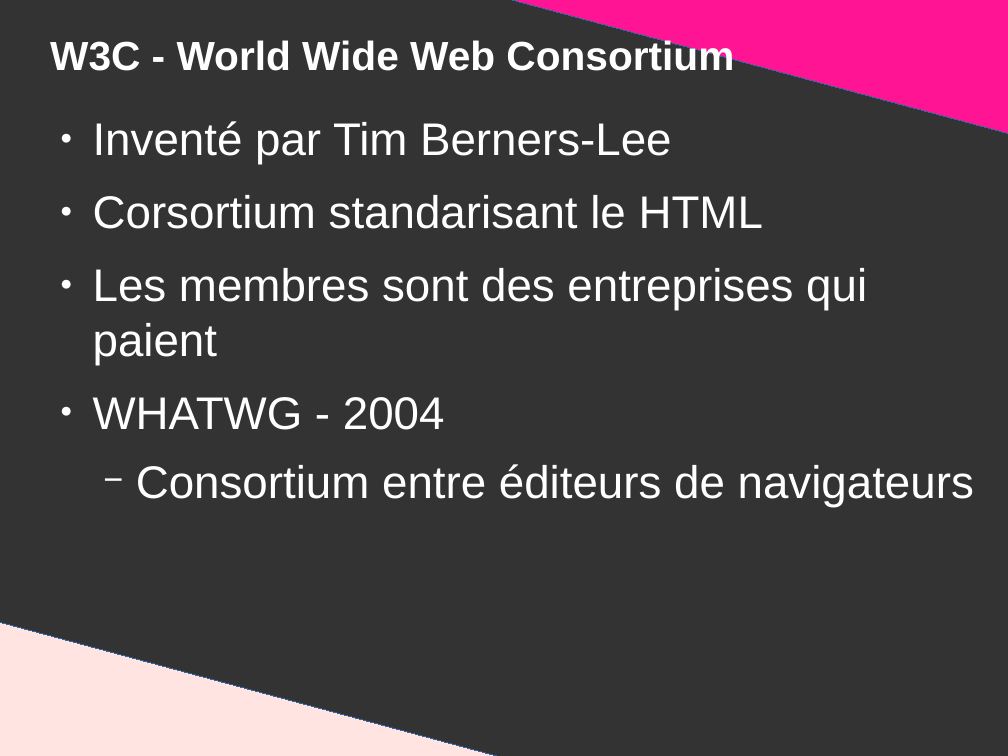
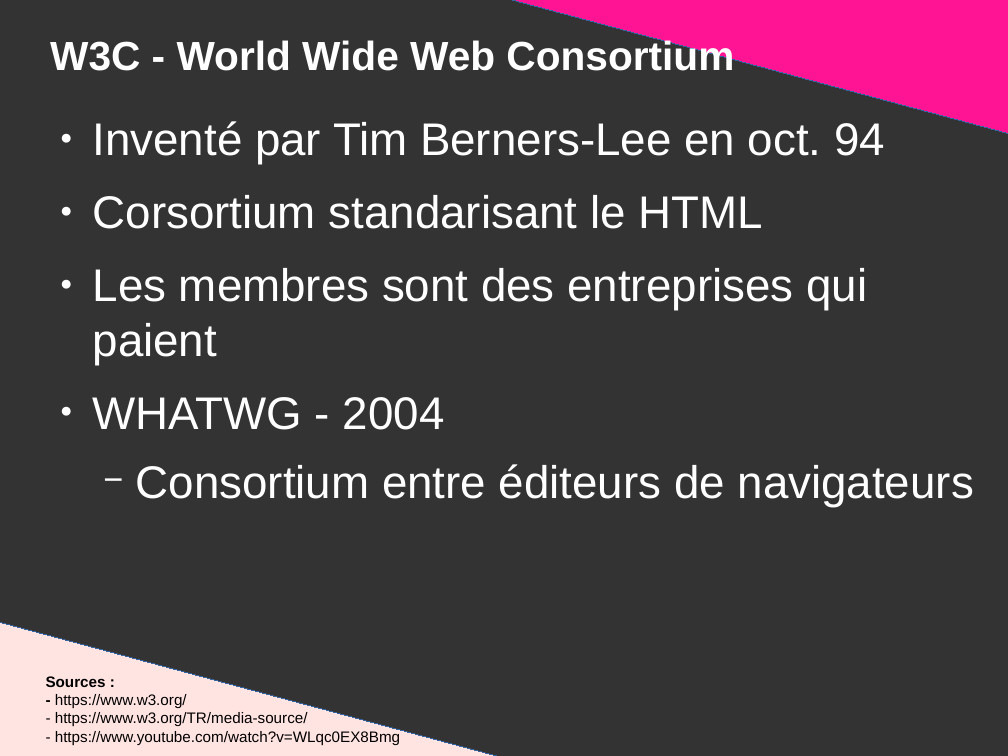
Before and after one commit to DanYellow/presentations, a slide deck: slide 6 of mmi/html/presentation.odp. Drawn at 1008x756 pixels with LibreOffice and Linux fonts; fonts in the diff are those of the drawing. Boxes give left, top, right and bottom in pixels: in the first picture for what was removed or moved away, otherwise in the second. Text is boxed around its words. In the diff, an @@ line names an element or a change of style, - is before the commit and + after.

```diff
--- a/mmi/html/presentation.odp
+++ b/mmi/html/presentation.odp
@@ text at (93, 121, 885, 165): text changed @@
-● Inventé par Tim Berners-Lee
+● Inventé par Tim Berners-Lee en oct. 94
@@ text added at (46, 676, 400, 745), 12 pt, text #000000 @@
+Sources :
+- https://www.w3.org/
+- https://www.w3.org/TR/media-source/
+- https://www.youtube.com/watch?v=WLqc0EX8Bmg
```
Also in this commit, not shown: 19 other slides changed, 2 slides added, 2 other files.
